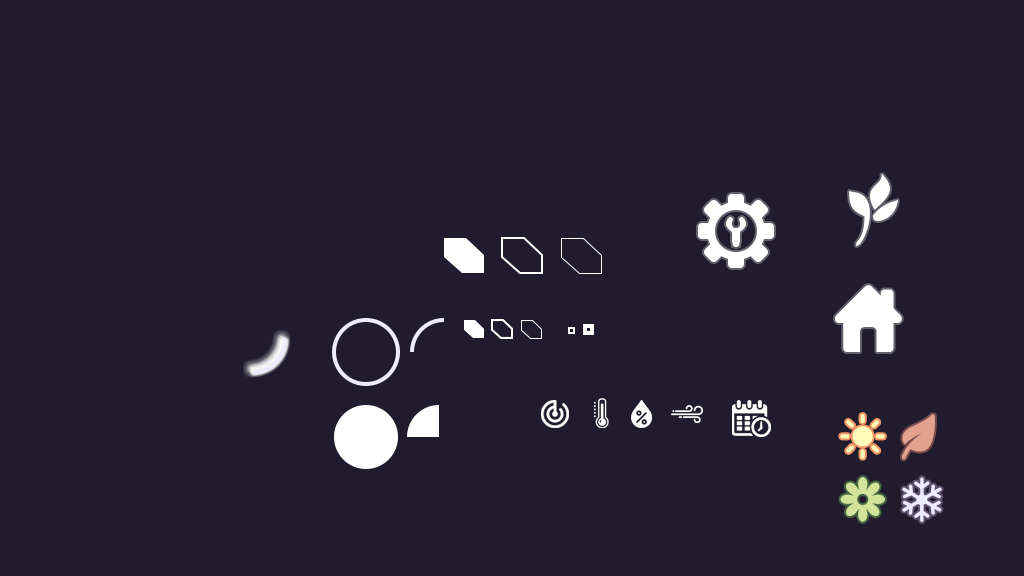
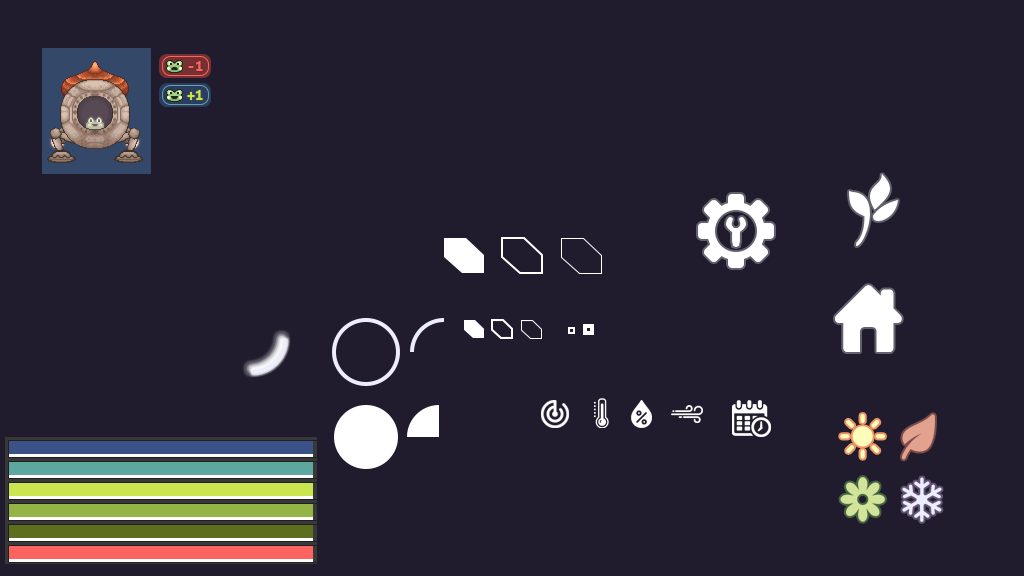
Layers edited between the first and the second 1024px x 576px image:
added group "pop. Increase/Decrease" with 11 layers above "structureGroup" over [42, 48, 211, 174]
added group "decrease" with 4 layers in group "pop. Increase/Decrease" over [159, 54, 211, 78]
added layer "Layer 3" in group "decrease" over [166, 60, 183, 73]
added layer "-1" in group "decrease" over [188, 61, 203, 71]
added layer "Rectangle 2" (1st of 2, in "pop. Increase/Decrease" › "decrease") in group "decrease" over [162, 56, 209, 76]
added layer "Rectangle 1" (1st of 2, in "pop. Increase/Decrease" › "decrease") (90%) in group "decrease" over [159, 54, 211, 78]
added group "increase" with 4 layers in group "pop. Increase/Decrease" over [159, 83, 211, 107]
added layer "Layer 5" in group "increase" over [166, 89, 183, 102]
added layer "+1" in group "increase" over [187, 90, 203, 100]
added layer "Rectangle 2" (2nd of 2, in "pop. Increase/Decrease" › "increase") in group "increase" over [162, 85, 209, 105]
added layer "Rectangle 1" (2nd of 2, in "pop. Increase/Decrease" › "increase") (90%) in group "increase" over [159, 83, 211, 107]
added layer "Layer 1" in group "pop. Increase/Decrease" over [42, 48, 151, 174]
added layer "Layer 2" above "Background" over [5, 437, 317, 564]
